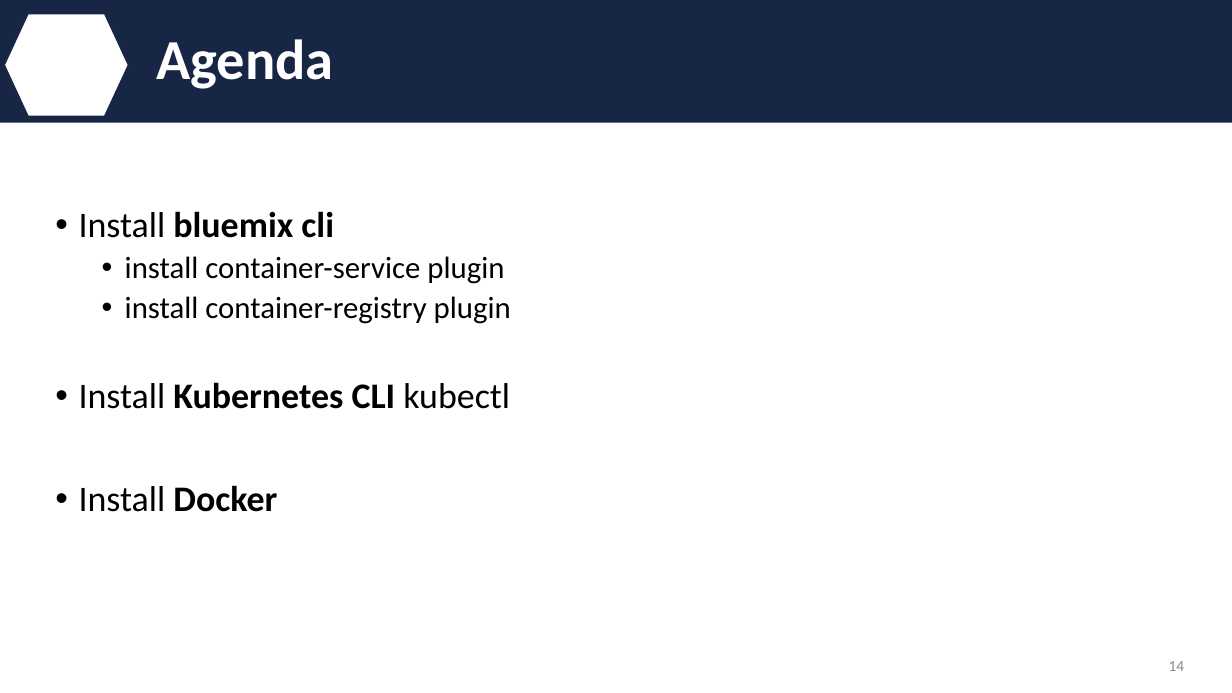
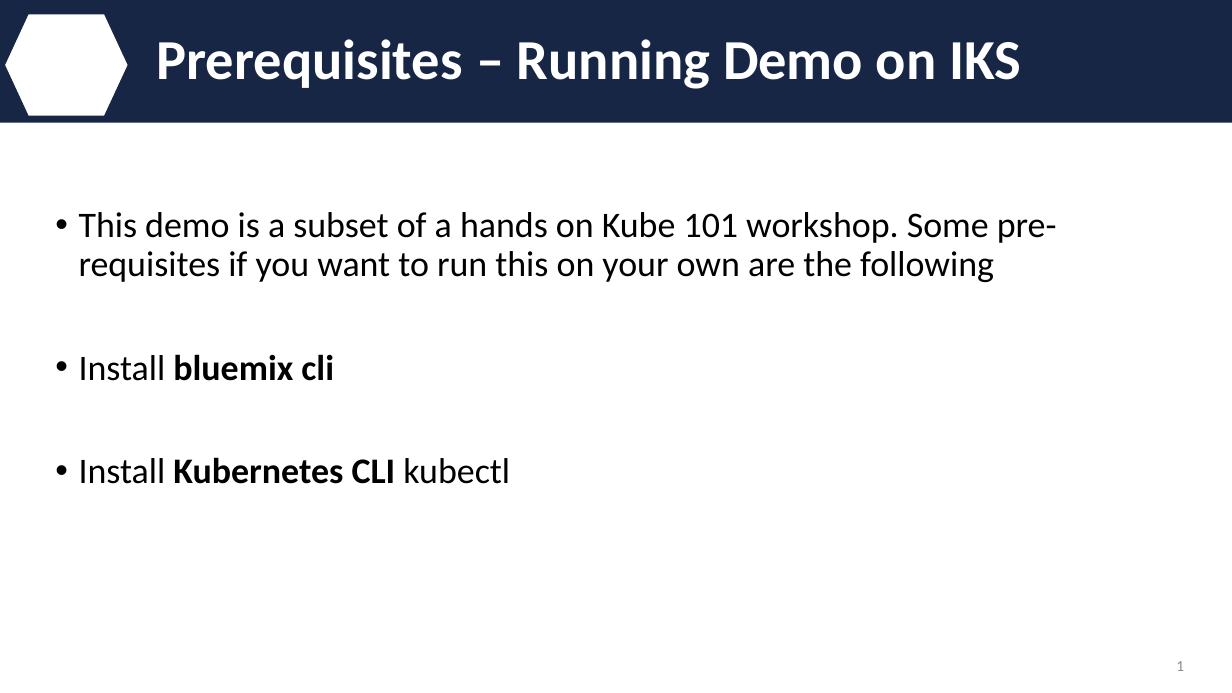
Before and after one commit to IBM/kube101, a slide deck: slide 1 of presentation/meetup.pptx (slide 14 before the commit). Drawn at 1232x693 pixels with LibreOffice and Linux fonts; fonts in the diff are those of the drawing; background and template pictures are left out. Boxes give left, top, right and bottom in pixels: in the first picture for what was removed or moved away, otherwise in the second. Text is boxed around its words. In the diff, an @@ line names an element or a change of style, - is before the commit and + after.

Commit message:
Creating Intro slide that should be followed by either presentation or workshop.

```diff
--- a/presentation/meetup.pptx
+++ b/presentation/meetup.pptx
@@ title at box(156, 39, 1021, 89): text changed @@
-Agenda
+Prerequisites – Running Demo on IKS
@@ text at box(79, 212, 1057, 282): paragraph added @@
+• This demo is a subset of a hands on Kube 101 workshop. Some pre-requisites if you want to run this on your own are the following
@@ text at box(125, 256, 511, 324): paragraphs removed @@
-  • install container-service plugin
-  • install container-registry plugin
@@ text at box(79, 485, 277, 512): paragraph removed @@
-• Install Docker
@@ page number at box(1176, 661, 1184, 671): text changed @@
-14
+1
```
Also in this commit, not shown: 2 other slides changed, 24 slides removed, 1 other file.
